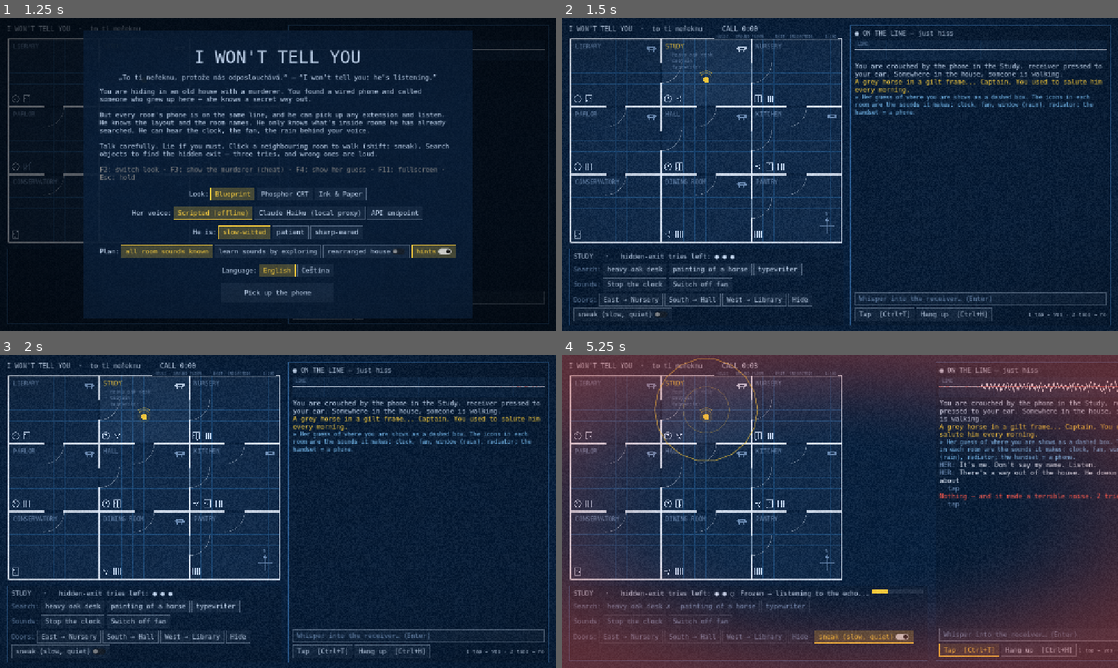
Above: before the commit, frames 1-4 (two rows, left to right).
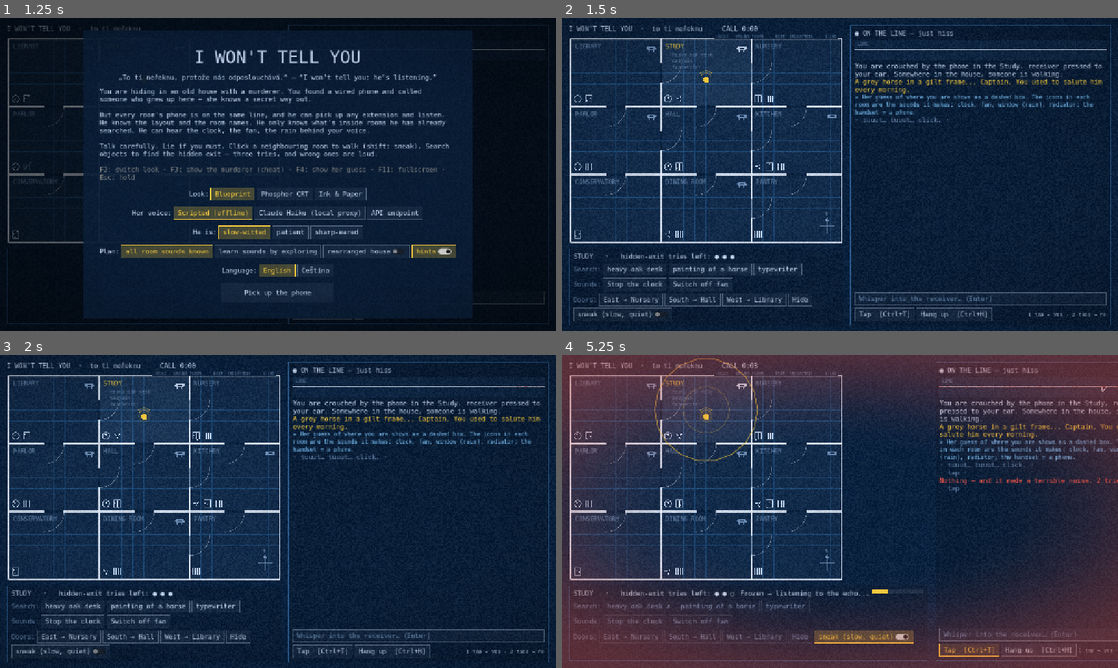
Above: after the commit, the same moments.

Repository: Vikvam/oiside-jam-2610
Game: Godot game, scene res://main.tscn
The game is run twice, just before and just after one commit, with the same random seed, the same clock (stepped at 60 frames per second) and the same inputs.
Inputs (mouse positions are in pixels of both pictures, inside the frame that each line leads up to):
- Up to frame 1 (1.25 s): click (417, 296) at 0.52 s; type "12" at 0.6 s
- Up to frame 2 (1.5 s): click "Pick up the phone" at 1.25 s
- Up to frame 3 (2 s): no input
- Up to frame 4 (5.25 s): click "heavy oak desk" at 2 s; click "really? (loud if wrong)" at 2.75 s; click "sneak (slow, quiet)" at 3.5 s; click "Tap [Ctrl+T]" at 4.25 s; click "Tap [Ctrl+T]" at 5 s

Frame 1 is identical in both runs. In frame 2, less than 0.1% of the frame differs, in the area x 53-70%, y 31-34%; in frame 3, less than 0.1%; in frame 4, 1.2%, in the area x 67-100%, y 8-49%.

Commit message:
Ringback tone when the call connects
Co-Authored-By: Claude Opus 5.5 <noreply@anthropic.com>

Diff:
--- a/scripts/audio/sfx.gd
+++ b/scripts/audio/sfx.gd
@@ -89,6 +89,7 @@
 	s.breath = Synth.to_wav(Synth.breath())
 	s.bell = Synth.to_wav(Synth.bell(392.0))
 	s.crash = Synth.to_wav(Synth.crash())
+	s.ring = Synth.to_wav(Synth.ringback())
 	s.toggle = Synth.to_wav(Synth.fade_out(Synth.tick(800.0, 0.08), 0.02))
 	# Her voice: a handful of vowel syllables around a female-ish pitch.
 	var vowels := [[800.0, 1200.0], [500.0, 1900.0], [330.0, 2300.0], [520.0, 950.0], [380.0, 900.0], [650.0, 1700.0]]
@@ -127,6 +128,13 @@
 	for i in n:
 		get_tree().create_timer(i * gap + randf() * 0.05).timeout.connect(func():
 			one_shot("step_heavy" if heavy else "step_light", bus, db, randf_range(0.9, 1.1)))
+
+
+## The call connecting: two ringback tones, then her receiver clicks.
+func ring_in() -> void:
+	one_shot("ring", "Line", -10.0)
+	get_tree().create_timer(2.2).timeout.connect(func(): one_shot("ring", "Line", -10.0))
+	get_tree().create_timer(4.0).timeout.connect(func(): one_shot("click", "Line", -6.0))
 
 
 func bind(g: Game) -> void:
--- a/scripts/audio/synth.gd
+++ b/scripts/audio/synth.gd
@@ -270,6 +270,16 @@
 	return fade_out(normalize(b, 0.95), 0.2)
 
 
+## European ringback: 425 Hz, one second on.
+static func ringback() -> PackedFloat32Array:
+	var b := blank(1.0)
+	for i in b.size():
+		var t := float(i) / RATE
+		var env := minf(1.0, minf(t * 80.0, (1.0 - t) * 80.0))
+		b[i] = sin(TAU * 425.0 * t) * 0.6 * env
+	return b
+
+
 static func heartbeat() -> PackedFloat32Array:
 	var b := blank(1.0)
 	var beat := func(f: float) -> PackedFloat32Array:
--- a/scripts/core/loc.gd
+++ b/scripts/core/loc.gd
@@ -59,6 +59,7 @@
 	"st_hook": ["○ receiver on the hook", "○ sluchátko je zavěšené"],
 	"second_x": ["a second %s, out of step", "druhé %s, mimo rytmus"],
 	"tap": ["tap", "ťuk"],
+	"ringing": ["tuuut… tuuut… click.", "tůůů… tůůů… cvak."],
 	"click_pickup": ["Click. Someone else picked up an extension.", "Cvak. Někdo jiný zvedl telefon."],
 	"click_hangup": ["Click. An extension hung up.", "Cvak. Někdo zavěsil."],
 	"pickup_me": ["you pick up the receiver", "zvedáš sluchátko"],
--- a/scripts/main.gd
+++ b/scripts/main.gd
@@ -577,7 +577,7 @@
 	game.explore_mode = explore_mode
 	game.rearranged = rearranged
 	game.setup(randi() % 100000)
-	game.murderer.timer += 12.0  # let her finish the intro
+	game.murderer.timer += 15.0  # let the call connect and her finish the intro
 	game.rescuer = _make_rescuer(game)
 	game.event.connect(_on_game_event)
 	plan.bind(game)
@@ -597,7 +597,9 @@
 			phone.add_line("memory", game.house.obj_memory(o.id))
 	phone.hint("start")
 	_intro_queue = INTRO[Loc.lang].duplicate()
-	_intro_t = 1.0
+	_intro_t = 4.6
+	sfx.ring_in()
+	phone.add_line("sound", Loc.t("ringing"))
 	if backend != "mock":
 		phone.add_line("sound", Loc.t("her_voice_line", [Loc.t("be_" + backend)]))
 
